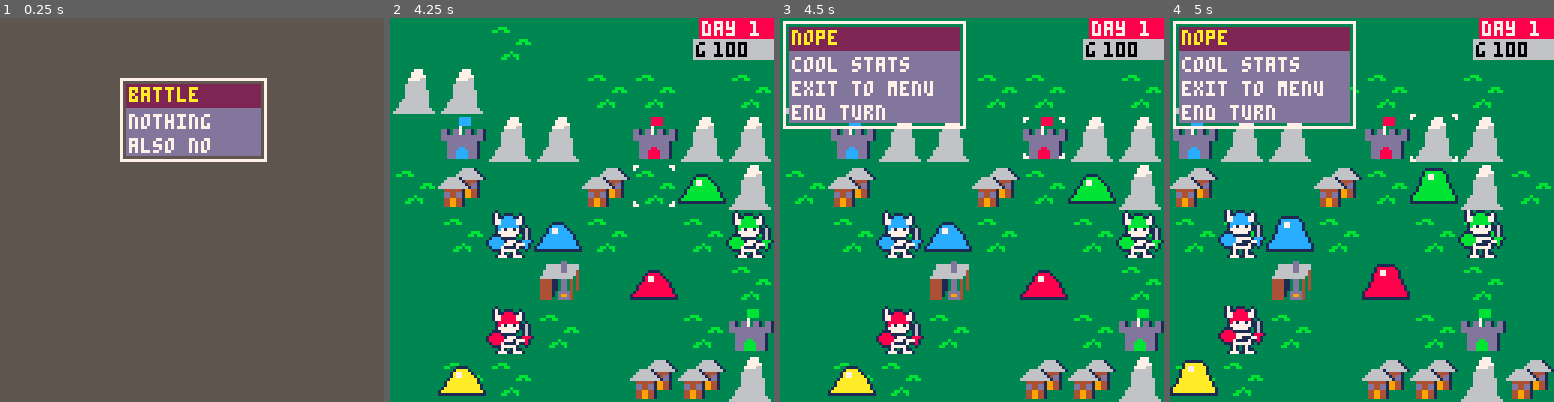
Above: before the commit, frames 1-4 (left to right).
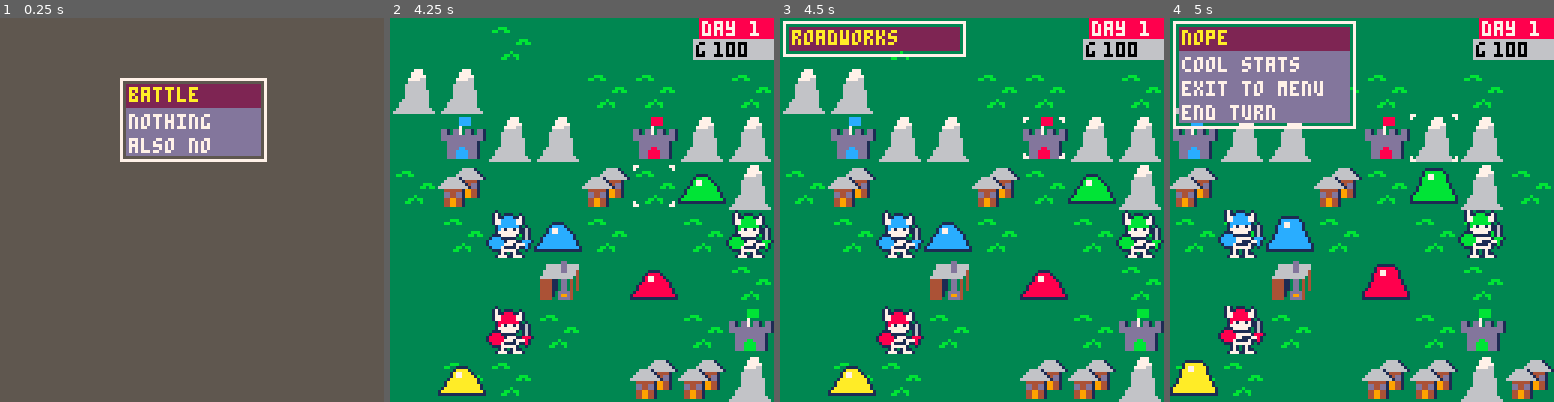
Above: after the commit, the same moments.

Repository: Cuttleshock/PICO-8-projects
Game: PICO-8 cartridge wars.p8
Same seed, same stepped clock (60 frames per second), same inputs: the game is played once before the commit and once after it.
Inputs:
- Up to frame 1 (0.25 s): no input
- Up to frame 2 (4.25 s): tap X (X key) at 0.33, 0.7, 1.43, 2.58, 3.1, 3.62, 4.13 s; tap O (Z key) at 1.07, 1.8, 2.43, 3.07, 3.7 s; hold Right 2.33-3.33 s; hold Right 3.38-4.22 s
- Up to frame 3 (4.5 s): hold Up from 4.27 s (still down); tap O (Z key) at 4.33 s
- Up to frame 4 (5 s): tap X (X key) at 4.65 s; release Up at 4.67 s; hold Right from 4.72 s (still down); tap O (Z key) at 4.97 s

Frames 1-2 are identical in both runs. In frame 3, 9.3% of the frame differs, in the area x 0-49%, y 3-29%; in frame 4, nothing differs.

Commit message:
Add (non-functional) factory_menu

Diff:
--- a/wars.p8
+++ b/wars.p8
@@ -151,6 +151,10 @@
 menuitem_move = { text='move', cb=(function () move_highlighted_unit() end) }
 menuitem_attack = { text='attack', cb=(function() target_highlighted_unit() end) }
 menuitem_capture = { text='capture', cb=(function() capture_highlighted_unit() end) }
+
+factory_menu = {
+	{ text='roadworks', cb=noop, stay=true },
+}
 
 debug = {_names={}}
 function d_(str)
@@ -567,6 +571,12 @@
 				end
 			elseif unit and not unit.moved then
 				highlight_range(unit)
+			elseif not unit and properties[xy2n(pointer.x,pointer.y)]==battle_factions[active_faction] then
+				highlight={}
+				active_menu.ref=factory_menu
+				active_menu.x=1
+				active_menu.y=1
+				active_menu.w=60
 			else
 				highlight={}
 				active_menu.ref=battle_menu
